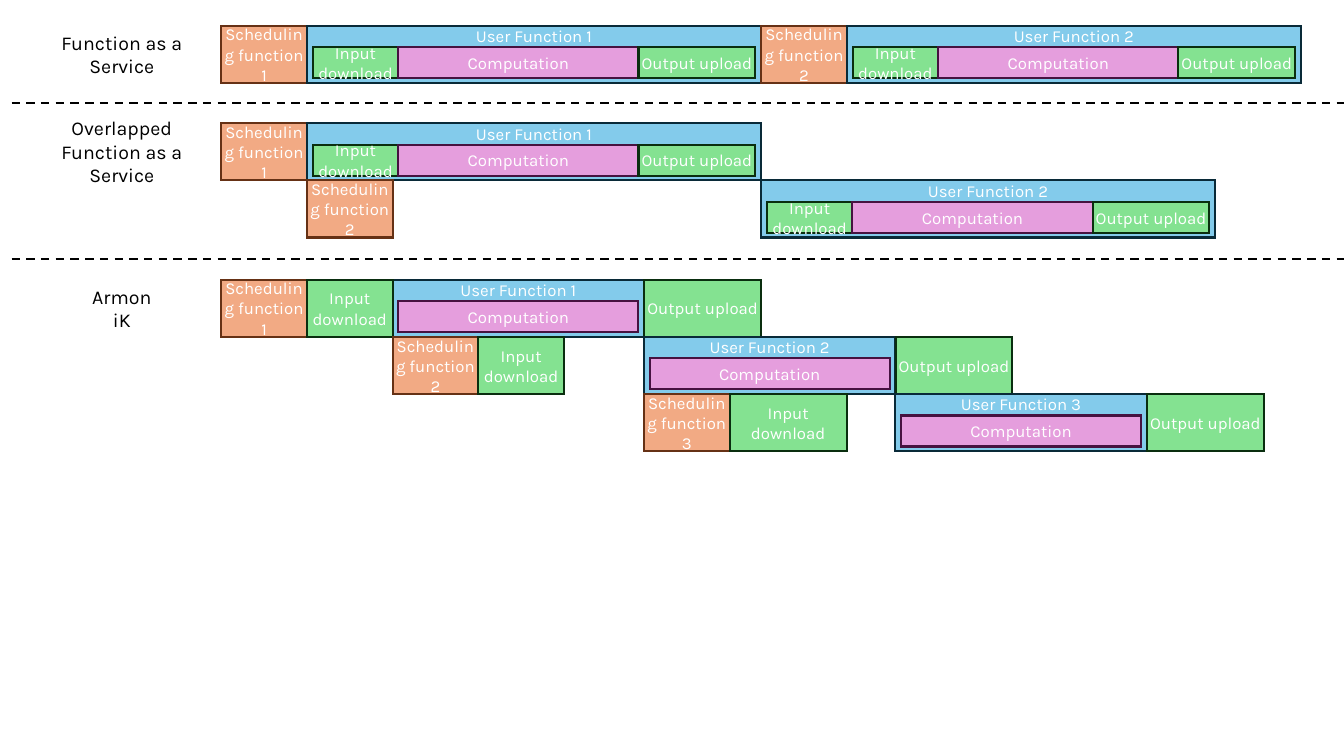
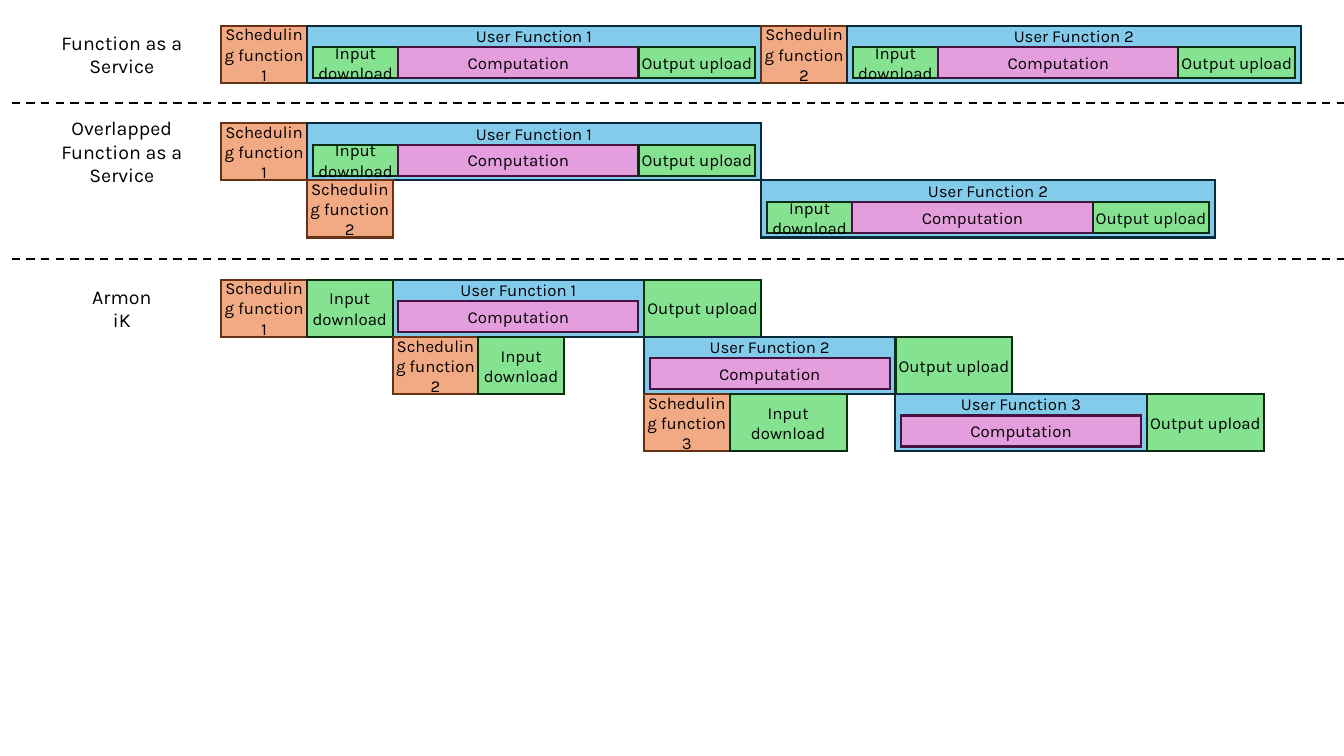
Before and after one commit to aneojgurhem/PosterCompas2025, a slide deck: slide 1 of pipelining AK 2.pptx. Drawn at 1344x756 pixels with LibreOffice and Linux fonts; fonts in the diff are those of the drawing. Boxes give left, top, right and bottom in pixels: in the first picture for what was removed or moved away, otherwise in the second. Text is boxed around its words. In the diff, an @@ line names an element or a change of style, - is before the commit and + after.

```diff
--- a/pipelining AK 2.pptx
+++ b/pipelining AK 2.pptx
@@ text colour #FFFFFF to #000000 in 35 elements at [222,26,308,84], [307,26,761,84], [313,47,398,79], [398,47,638,79], [638,47,755,79], [761,26,847,84], [847,26,1302,84], [853,47,939,79], [939,47,1179,79], [1179,47,1296,79], [222,123,308,180], [307,123,761,180], [313,145,398,176], [398,145,638,176], [638,145,755,176], [307,180,392,238], [761,180,1216,238], [767,202,853,233], [853,202,1093,233], [1093,202,1210,233], [222,279,308,337], [392,279,644,337], [307,279,392,337], [398,301,638,333], [644,279,761,337], [392,337,478,394], [644,337,896,394], [478,337,564,394], [650,359,890,390], [896,337,1013,394], [644,394,730,452], [895,394,1147,452], [901,415,1141,447], [1147,394,1264,452], [730,394,847,452] @@
```
Also in this commit, not shown: 7 other files.
